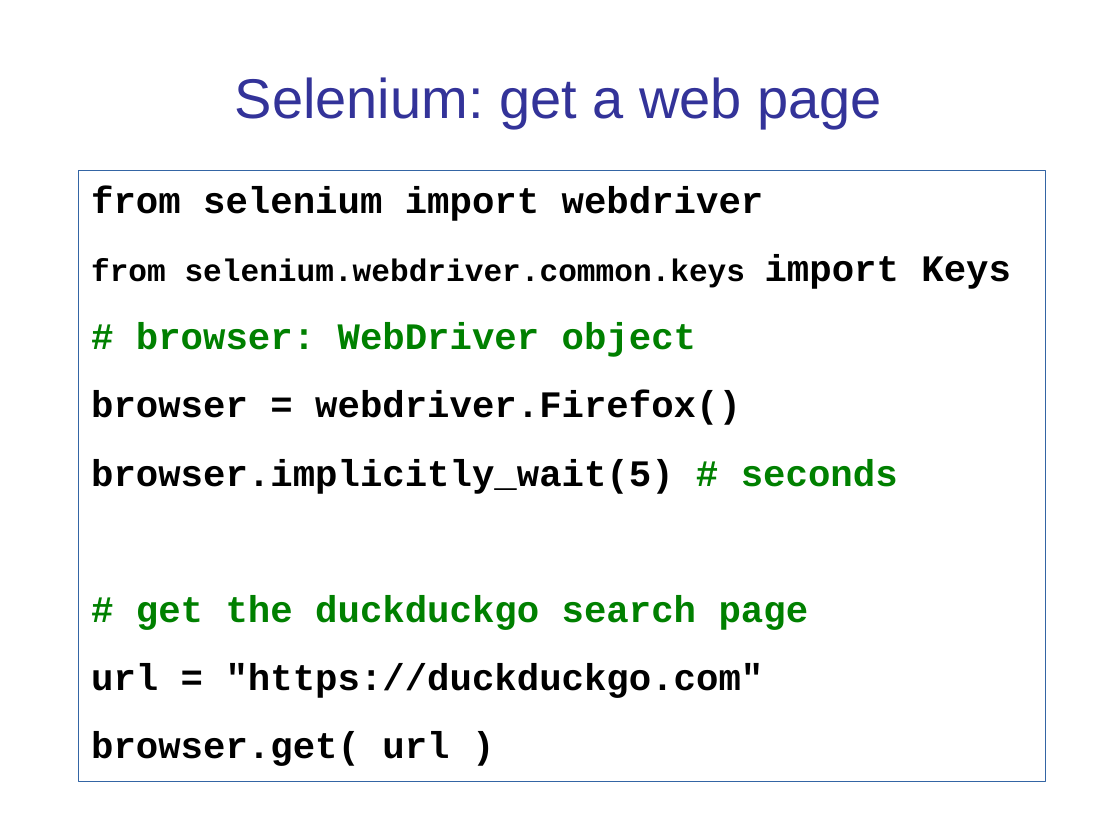
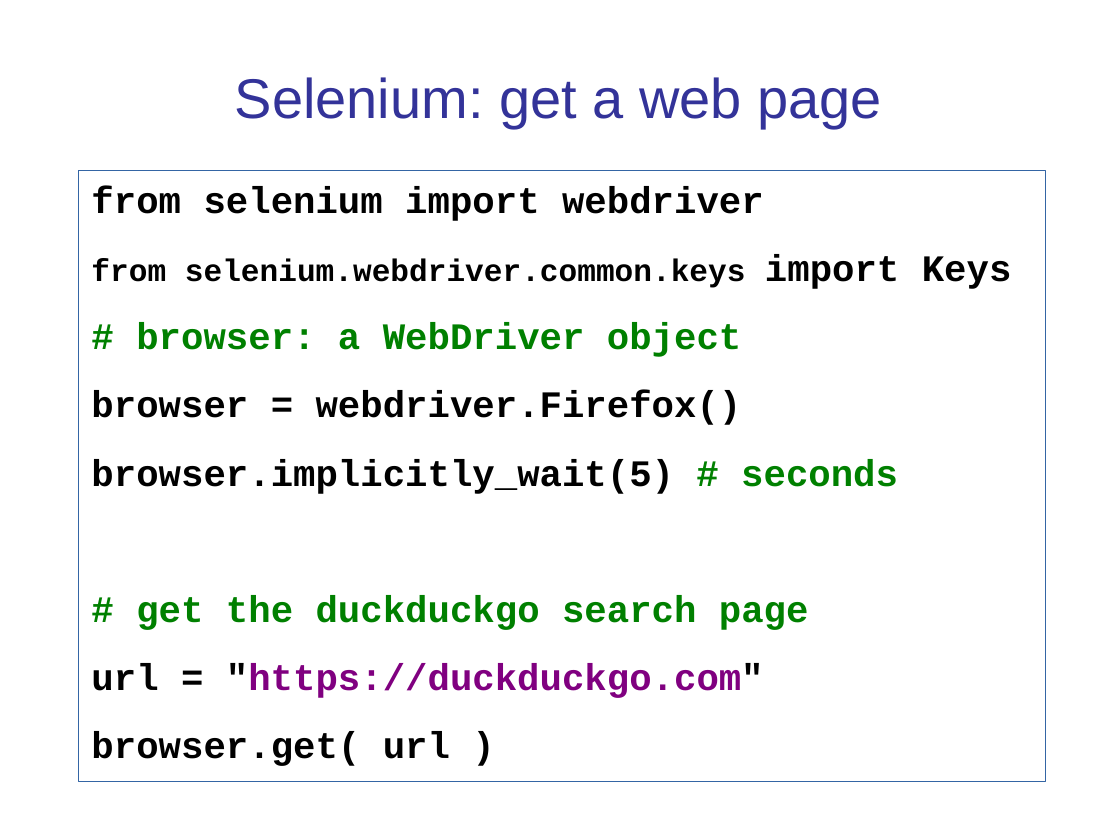
Before and after one commit to cpske/ISP, a slide deck: slide 26 of testing/WebTesting.ppt (slide 24 before the commit). Drawn at 1120x840 pixels with LibreOffice and Linux fonts; fonts in the diff are those of the drawing. Boxes give left, top, right and bottom in pixels: in the first picture for what was removed or moved away, otherwise in the second. Text is boxed around its words. In the diff, an @@ line names an element or a change of style, - is before the commit and + after.

```diff
--- a/testing/WebTesting.ppt
+++ b/testing/WebTesting.ppt
@@ text at (x1=136, y1=323, x2=741, y2=357): text changed @@
-# browser: WebDriver object
+# browser: a WebDriver object
@@ text at (x1=91, y1=663, x2=764, y2=698): text colour #000000 to #800080 in ""https://duckduckgo.com"" @@
```
Also in this commit, not shown: 9 other slides changed, 2 slides added, 2 other files.
